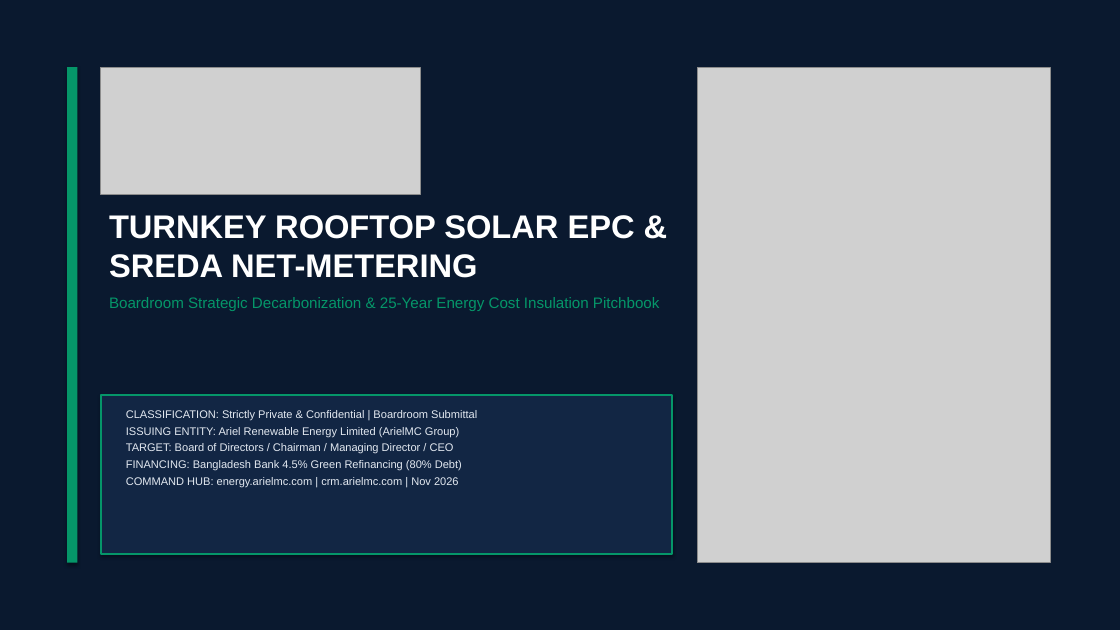
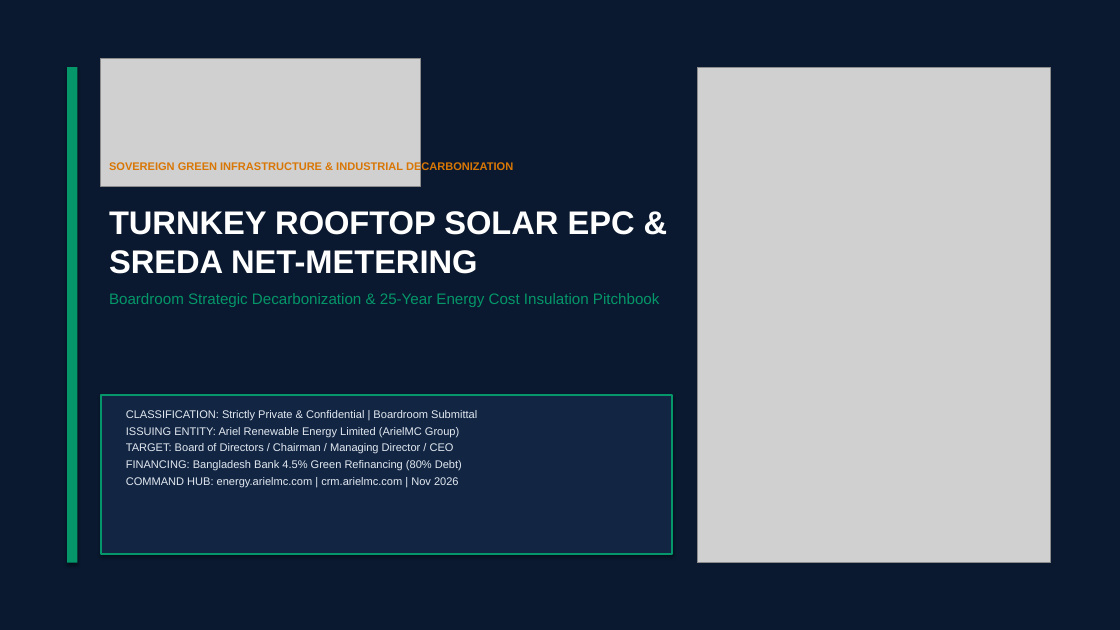
Before and after one commit to TuheenBD/ArielMC-ERP, a slide deck: slide 1 of public/documents/Ariel_Energy_Boardroom_Presentation_Deck.pptx. Drawn at 1120x630 pixels with LibreOffice and Linux fonts; fonts in the diff are those of the drawing; grey boxes stand for pictures. Boxes give left, top, right and bottom in pixels: in the first picture for what was removed or moved away, otherwise in the second. Text is boxed around its words. In the diff, an @@ line names an element or a change of style, - is before the commit and + after.

Commit message:
feat(energy): integrate official tagline 'Sovereign Green Infrastructure & Industrial Decarbonization' into ERP collaterals and master identity

```diff
--- a/public/documents/Ariel_Energy_Boardroom_Presentation_Deck.pptx
+++ b/public/documents/Ariel_Energy_Boardroom_Presentation_Deck.pptx
@@ picture: place and size @@
-picture at (101, 67, 420, 195)
+picture at (101, 59, 420, 187)
@@ text added at (109, 162, 513, 173), 9.5 pt, text #D97706, bold @@
+SOVEREIGN GREEN INFRASTRUCTURE & INDUSTRIAL DECARBONIZATION
@@ text "TURNKEY ROOFTOP SOLAR EPC & ...": place and size @@
-text "TURNKEY ROOFTOP SOLAR EPC & ..." at (109, 215, 659, 311)
+text "TURNKEY ROOFTOP SOLAR EPC & ..." at (109, 211, 659, 307)
```
Also in this commit, not shown: 11 other slides changed, 9 other files.
